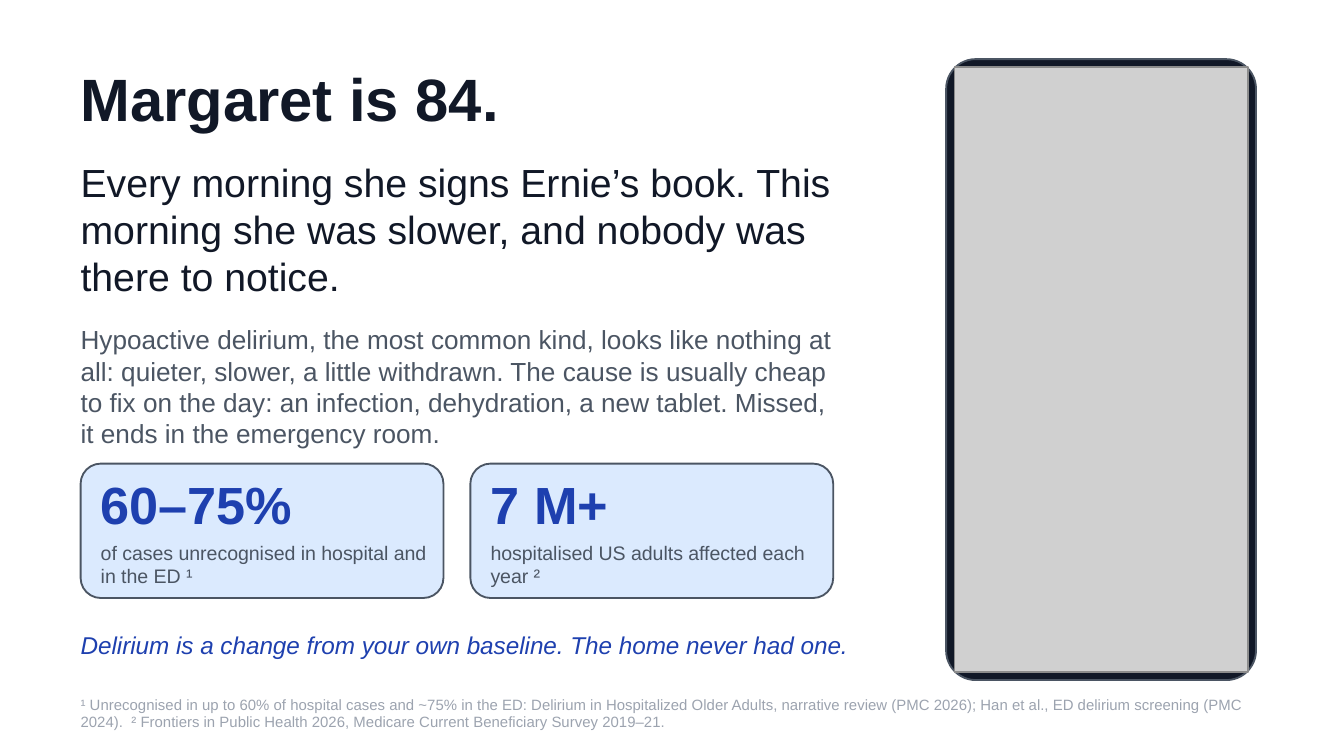
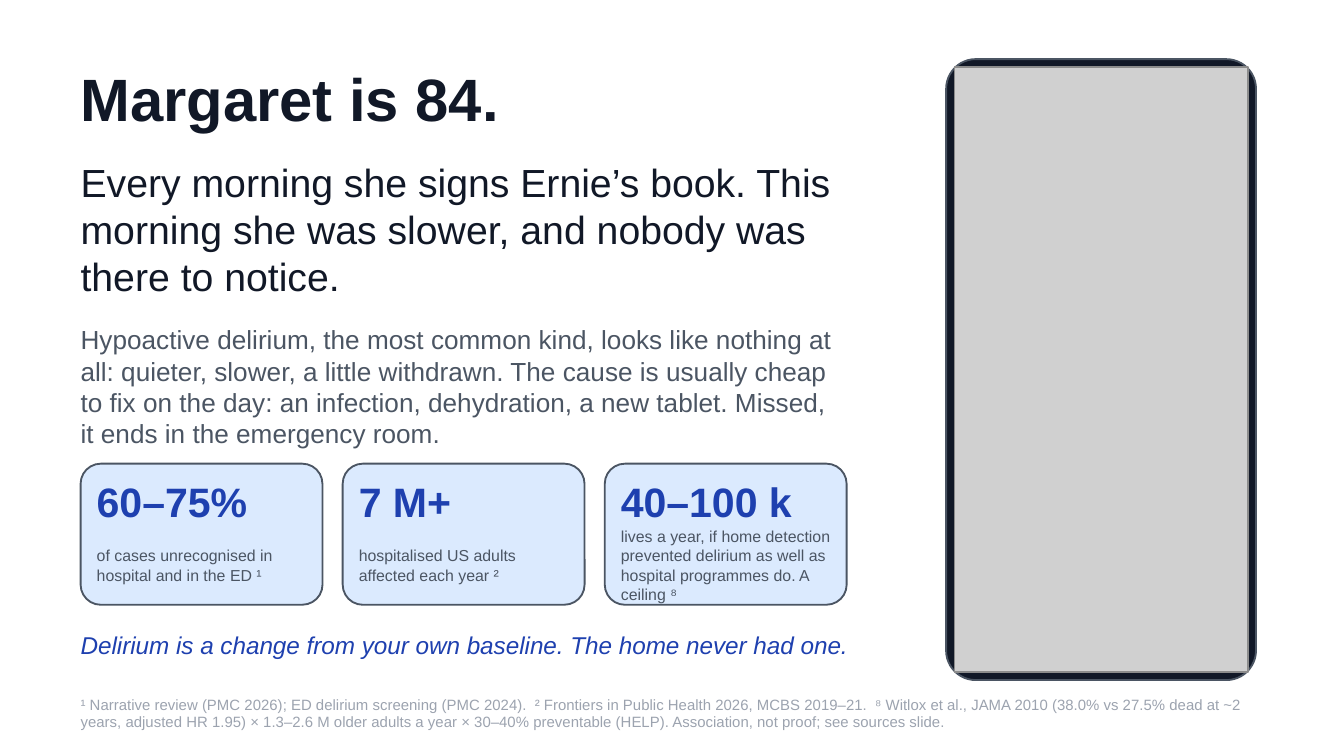
Before and after one commit to cpluntke/ernie, a slide deck: slide 2 of docs/talk/ernie-talk.pptx. Drawn at 1344x756 pixels with LibreOffice and Linux fonts; fonts in the diff are those of the drawing; grey boxes stand for pictures. Boxes give left, top, right and bottom in pixels: in the first picture for what was removed or moved away, otherwise in the second. Text is boxed around its words. In the diff, an @@ line names an element or a change of style, - is before the commit and + after.

```diff
--- a/docs/talk/ernie-talk.pptx
+++ b/docs/talk/ernie-talk.pptx
@@ rounded rectangle: place and size @@
-rounded rectangle at (81,464,444,598)
+rounded rectangle at (81,464,323,605)
@@ rounded rectangle at (81,464,323,605): proportions changed @@
@@ text "60–75%" at (97,488,247,518): size 28 to 22 pt @@
@@ rounded rectangle added at (343,464,585,605), fill #DBEAFE, outline #4B5563 1 pt @@
@@ text "7 M+" at (359,488,451,517): size 28 to 22 pt @@
@@ text "7 M+": place and size @@
-text "7 M+" at (491,488,608,524)
+text "7 M+" at (359,488,451,517)
@@ rounded rectangle at (605,464,847,605): proportions changed @@
@@ rounded rectangle: place and size @@
-rounded rectangle at (470,464,833,598)
+rounded rectangle at (605,464,847,605)
@@ text added at (621,487,792,518), 22 pt, text #1E40AF, bold @@
+40–100 k
@@ text "of cases unrecognised in hospital ..." at (97,549,272,584): size 10.5 to 8.5 pt @@
@@ text "hospitalised US adults affected each ..." at (359,549,516,585): size 10.5 to 8.5 pt @@
@@ text "hospitalised US adults affected each ...": place and size @@
-text "hospitalised US adults affected each ..." at (491,546,805,587)
+text "hospitalised US adults affected each ..." at (359,549,516,585)
@@ text added at (621,530,830,604), 8.5 pt, text #4B5563 @@
+lives a year, if home detection prevented delirium as well as hospital programmes do. A ceiling ⁸
@@ text at (81,699,1240,730): text changed @@
-¹ Unrecognised in up to 60% of hospital cases and ~75% in the ED: Delirium in Hospitalized Older Adults, narrative review (PMC 2026); Han et al., ED delirium screening (PMC 2024). ² Frontiers in Public Health 2026, Medicare Current Beneficiary Survey 2019–21.
+¹ Narrative review (PMC 2026); ED delirium screening (PMC 2024). ² Frontiers in Public Health 2026, MCBS 2019–21. ⁸ Witlox et al., JAMA 2010 (38.0% vs 27.5% dead at ~2 years, adjusted HR 1.95) × 1.3–2.6 M older adults a year × 30–40% preventable (HELP). Association, not proof; see sources slide.
```
Also in this commit, not shown: 2 other slides changed, 2 other files.
